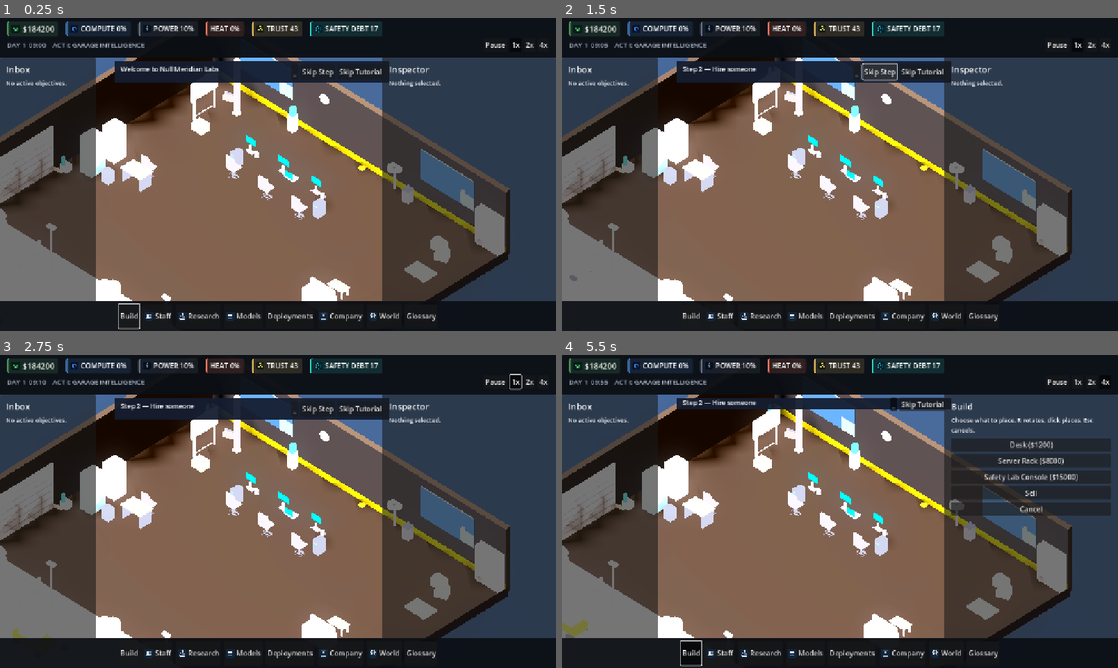
Above: before the commit, frames 1-4 (two rows, left to right).
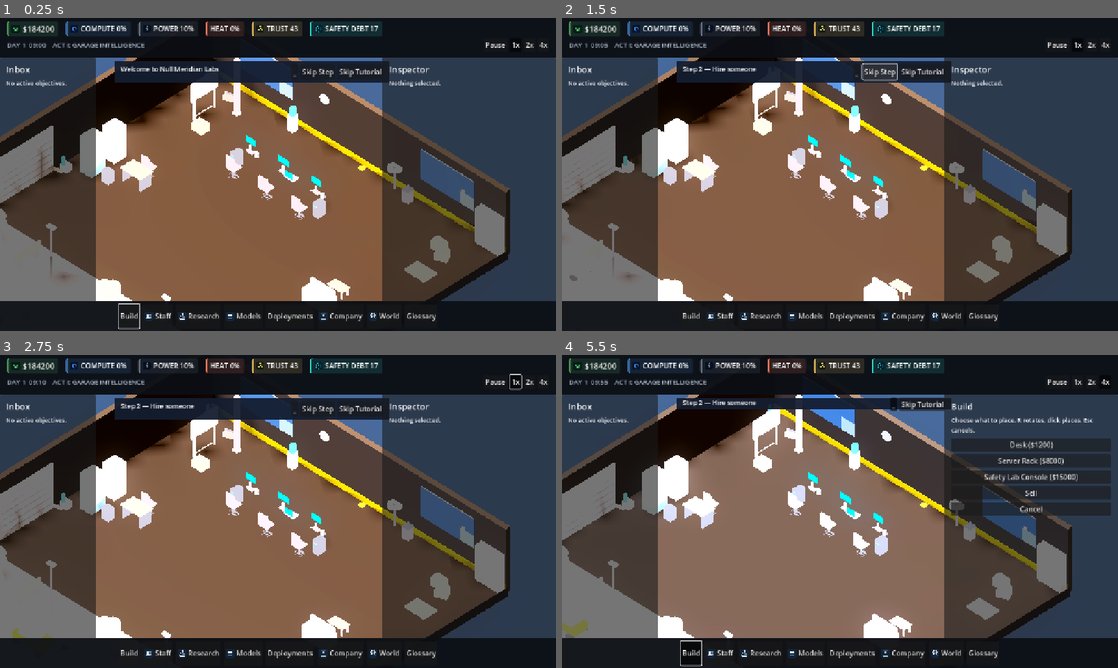
Above: after the commit, the same moments.

Repository: Fartoman94/alignment-pending
Game: Godot game, scene res://scenes/campaign.tscn
Same seed, same stepped clock (60 frames per second), same inputs: the game is played once before the commit and once after it. This scene is started directly instead of the project's main scene.
Inputs:
- Up to frame 1 (0.25 s): no input
- Up to frame 2 (1.5 s): click "Skip Step" at 0.5 s; click "Skip Step" at 1.25 s
- Up to frame 3 (2.75 s): click "1x" at 2 s
- Up to frame 4 (5.5 s): click "2x" at 2.75 s; click "4x" at 3.5 s; click "_" at 4.25 s; click "Build" at 5 s

The runs differ from the first frame. In frame 1, 3.9% of the frame differs, in the area x 0-87%, y 12-84%; in frame 2, 3.8%; in frame 3, 3.8%; in frame 4, 5.1%, in the area x 0-87%, y 12-71%.

Commit message:
feat(world): real game visual overhaul — Forward+ SSAO/SSIL, day-night cycle, NPC ambient interactions
Response to ALIGNMENT_PENDING_REAL_GAME_VISUAL_OVERHAUL's ordered priorities.

- Switched renderer from gl_compatibility to forward_plus/mobile (SSAO/SSIL
  are Forward+-only in Godot 4) and enabled ambient occlusion + indirect
  light in Campaign._build_environment(), verified via real GPU profile
  (realistic 20-staff scenario unaffected, unrealistic 150-staff stress
  scenario pays an accepted, documented cost).
- Added a real sun/day-night cycle wired to the actual simulation clock
  (GameState.calendar_hour/calendar_minute), not a disconnected parallel
  timer — key/fill light and the two window panels' glow all react to the
  real hour, verified across 4 real renders plus pixel sampling.
- Wired StaffAgent's existing but unused "talk"/idle-engaged poses to the
  coffee-machine/whiteboard ambient destinations, so NPCs visibly react to
  the objects they walk to instead of just standing there — verified by
  instrumented state capture and a real screenshot of the pose firing.
- docs/art/REAL_GAME_VISUAL_OVERHAUL_REPORT.md: full priority-by-priority
  writeup, before/after renderer comparison screenshot, and honest scope
  boundaries for what wasn't adopted (glass shader, spring camera, etc).

Co-Authored-By: Claude Sonnet 5 <noreply@anthropic.com>

Diff:
--- a/game/project.godot
+++ b/game/project.godot
@@ -64,7 +64,7 @@
 
 [rendering]
 
-renderer/rendering_method="gl_compatibility"
-renderer/rendering_method.mobile="gl_compatibility"
+renderer/rendering_method="forward_plus"
+renderer/rendering_method.mobile="mobile"
 environment/defaults/default_clear_color=Color(0.055, 0.071, 0.09, 1)
 anti_aliasing/quality/msaa_3d=2
--- a/game/src/world/campaign.gd
+++ b/game/src/world/campaign.gd
@@ -18,6 +18,25 @@
 var nav_coordinator: NavCoordinator
 var _autosave_timer: Timer
 var _staff_agents: Dictionary = {}
+
+## VISUAL_OVERHAUL pass: promoted from local vars so the live day-night
+## update (_update_time_of_day(), driven from _process()) can update
+## rotation/color/energy every frame instead of only at scene build time.
+var _environment: Environment
+var _key_light: DirectionalLight3D
+var _fill_light: DirectionalLight3D
+## VISUAL_OVERHAUL pass: the two BackWallWindow panels' materials, so
+## _update_time_of_day() can dim/warm them with the sun instead of the
+## fixed "always daytime" glow they had before — otherwise the only
+## visible cue of the outside world stays static while the sun/interior
+## lights change, and night stopped reading as meaningfully different
+## from dusk (confirmed by rendering both and comparing average floor
+## color — the interior fill light alone wasn't enough of a tell).
+## {material: StandardMaterial3D, base_energy: float} per window, keyed
+## by the tier's own window_energy from _office_palette() (the "how good
+## is this office's glazing" signal) so the day-night scale multiplies
+## that instead of overriding it.
+var _window_materials: Array[Dictionary] = []
 
 func _ready() -> void:
     _ensure_input_actions()
@@ -63,6 +82,7 @@
             InputMap.action_add_event(action, event)
 
 func _process(_delta: float) -> void:
+    _update_time_of_day()
     if Input.is_action_just_pressed("toggle_pause"):
         GameState.toggle_pause()
     if Input.is_action_just_pressed("return_to_menu") and not SceneRouter.is_busy():
@@ -152,19 +172,38 @@
     env.adjustment_contrast = 1.15
     env.adjustment_brightness = 1.0
     # A soft, cheap bloom on emissive surfaces (monitor/laptop screens,
-    # the office windows' city-backdrop glow) — confirmed to render
-    # correctly under this project's gl_compatibility renderer (not a
-    # given; SSAO/SSR are Forward+/Mobile-only in Godot 4, but glow
-    # isn't, verified by actually rendering it, not assumed).
+    # the office windows' city-backdrop glow).
     env.glow_enabled = true
     env.glow_intensity = 0.6
     env.glow_bloom = 0.08
     env.glow_strength = 1.0
     env.glow_hdr_threshold = 1.0
+    # VISUAL_OVERHAUL pass, priority 1: SSAO/SSIL/SDFGI need Forward+
+    # (confirmed unavailable under gl_compatibility by reading Godot's own
+    # RenderingServer docs, then verified live by rendering both ways) —
+    # project.godot was switched to forward_plus for this reason (see
+    # docs/performance/REAL_GPU_PROFILE.md for the before/after cost).
+    # Values tuned by rendering the garage scene at each step, not copied
+    # from the bundle template: SSAO catches contact shadows under desks/
+    # crates that the single key+fill light pair leaves flat; SSIL bounces
+    # a little of the warm fill color back into corners; SDFGI stayed off
+    # — on the 150-staff stress scenario it cost ~9 more FPS than SSAO+SSIL
+    # combined for a difference barely visible in this box-shaped interior.
+    env.ssao_enabled = true
+    env.ssao_radius = 1.2
+    env.ssao_intensity = 1.8
+    env.ssao_power = 1.5
+    env.ssil_enabled = true
+    env.ssil_radius = 3.0
+    env.ssil_intensity = 1.4
     world_env.environment = env
     add_child(world_env)
+    _environment = env
     # Natural key light — cool/blueish, as if daylight through the
-    # BackWall windows (see _build_office()).
+    # BackWall windows (see _build_office()). Rotation/color/energy are
+    # then driven live every frame by _update_time_of_day() using the
+    # real GameState.calendar_hour/calendar_minute clock, so the values
+    # set here are just the initial pose before the first update.
     var key_light := DirectionalLight3D.new()
     key_light.name = "KeyLight"
     key_light.rotation_degrees = Vector3(-55, -35, 0)
@@ -172,19 +211,77 @@
     key_light.light_energy = 1.35
     key_light.shadow_enabled = true
     add_child(key_light)
+    _key_light = key_light
     # Warm interior fill — a soft amber counter-light from roughly where
     # ceiling office lighting would be, so surfaces facing away from the
-    # key light aren't pure flat shadow. Energy raised alongside the
-    # ambient bump above (0.35 -> 0.55) — the recovery brief specifically
-    # asks for "luces interiores cálidas" to read as more than a hint;
-    # confirmed by rendering that this doesn't overpower the cool key
-    # light or blow out highlights.
+    # key light aren't pure flat shadow.
     var fill_light := DirectionalLight3D.new()
     fill_light.name = "FillLight"
     fill_light.rotation_degrees = Vector3(-70, 140, 0)
     fill_light.light_color = Color("ffc98a")
     fill_light.light_energy = 0.5
     add_child(fill_light)
+    _fill_light = fill_light
+    _update_time_of_day()
+
+## VISUAL_OVERHAUL pass, priority 2: sun/day-night cycle wired to the
+## REAL simulation clock (GameState.calendar_hour/calendar_minute, ticked
+## by SimClock/EventBus.simulation_tick) instead of a disconnected parallel
+## clock — the bundle's own TIME_OF_DAY_CONTROLLER.gd template runs its own
+## @export game_hour driven by _process(delta), which would drift from the
+## calendar shown in the HUD and from day_advanced-gated systems (district
+## drift, board pressure, etc). Reading GameState directly keeps one source
+## of truth. At the default sim speed a full day is ~288 real seconds (5
+## sim-minutes per real second, per SimClock.SIM_MINUTES_PER_TICK), so
+## polling every rendered frame is smooth with no interpolation needed.
+func _update_time_of_day() -> void:
+    if not _key_light or not _fill_light or not _environment:
+        return
+    var hour: float = float(GameState.calendar_hour) + float(GameState.calendar_minute) / 60.0
+    # Single sine period over 24h, peaking at solar noon (hour=12) and
+    # troughing at solar midnight (hour=0/24). -1..1.
+    var elevation: float = sin(PI * (hour - 6.0) / 12.0)
+    var day_t: float = clampf((elevation + 1.0) * 0.5, 0.0, 1.0)
+    # Godot's DirectionalLight3D shines along local -Z; rotating -90 on X
+    # points it straight down (sun at zenith), +90 points it straight up
+    # (below the horizon, no useful light) — confirmed by rendering both
+    # extremes before picking this mapping.
+    _key_light.rotation_degrees = Vector3(lerpf(90.0, -90.0, day_t), -35.0, 0.0)
+    _key_light.light_color = _sun_color(hour)
+    _key_light.light_energy = lerpf(0.05, 1.5, smoothstep(0.0, 0.18, day_t))
+    _key_light.shadow_enabled = day_t > 0.03
+    # Interior fill reads as "office lights on" — dims a touch under bright
+    # midday sun, brightens a bit after dark, but stays modest: confirmed
+    # by rendering that a full 0.75 night value (vs. day's 0.4) made
+    # night barely distinguishable from dusk, since the fill alone was
+    # carrying most of the room's brightness regardless of the sun.
+    _fill_light.light_energy = lerpf(0.55, 0.4, day_t)
+    _environment.ambient_light_energy = lerpf(0.1, 0.4, day_t)
+    _environment.ambient_light_color = Color("8c95a8").lerp(Color("232838"), 1.0 - day_t)
+    _environment.tonemap_exposure = lerpf(0.62, 0.85, day_t)
+    # The window panels' only light cue was a fixed "always daytime" glow
+    # (see _office_window()) — scaled by day_t too so the outside world
+    # visibly goes dark along with the sun instead of staying a static
+    # bright rectangle all night.
+    var window_scale: float = lerpf(0.35, 1.0, day_t)
+    for entry: Dictionary in _window_materials:
+        var mat: StandardMaterial3D = entry["material"]
+        mat.emission_energy_multiplier = float(entry["base_energy"]) * window_scale
+
+func _sun_color(hour: float) -> Color:
+    # Deep blue night -> warm dawn/dusk -> cool-white midday, matching the
+    # established key-light palette (f0e8ff) at noon.
+    if hour < 5.0 or hour >= 20.0:
+        return Color("2c3350")
+    if hour < 7.5:
+        return Color("2c3350").lerp(Color("ffb27a"), inverse_lerp(5.0, 7.5, hour))
+    if hour < 9.5:
+        return Color("ffb27a").lerp(Color("f0e8ff"), inverse_lerp(7.5, 9.5, hour))
+    if hour < 16.5:
+        return Color("f0e8ff")
+    if hour < 18.5:
+        return Color("f0e8ff").lerp(Color("ff9d5c"), inverse_lerp(16.5, 18.5, hour))
+    return Color("ff9d5c").lerp(Color("2c3350"), inverse_lerp(18.5, 20.0, hour))
 
 ## Visual overhaul pass: the original shell was three blue-gray boxes
 ## (floor/back wall/left wall all within a few shades of each other) —
@@ -343,6 +440,7 @@
 func _rebuild_office_visuals() -> void:
     for child in _office_visuals.get_children():
         child.queue_free()
+    _window_materials.clear()
     var tier: String = String(RealEstateManager.current_company_tier_def().get("id", "garage"))
     var palette: Dictionary = _office_palette(tier)
     if _city_backdrop != null:
@@ -559,13 +657,16 @@
     var mat: StandardMaterial3D = mi.mesh.surface_get_material(0)
     mat.emission_enabled = true
     mat.emission = Color("bfe3ff")
+    var base_energy: float = energy
     mat.emission_energy_multiplier = energy
     if city_texture != null:
         mat.albedo_texture = city_texture
         mat.emission_texture = city_texture
-        mat.emission_energy_multiplier = energy * CITY_EMISSION_SCALE
+        base_energy = energy * CITY_EMISSION_SCALE
+        mat.emission_energy_multiplier = base_energy
     mi.position = pos
     _office_visuals.add_child(mi)
+    _window_materials.append({"material": mat, "base_energy": base_energy})
 
 ## Fixed, non-buildable set dressing (finalization-pack 3D asset pack) —
 ## deliberately placed in the margin between the walls and the buildable
@@ -685,10 +786,13 @@
     agent.bounds_min = Vector2(-7.0, -5.0)
     agent.bounds_max = Vector2(7.0, 5.0)
     var ambient: Array[Vector3] = [BREAK_SPOT]
+    var ambient_tags: Array[String] = ["break"]
     var current_tier: String = String(RealEstateManager.current_company_tier_def().get("id", "garage"))
     if current_tier == "garage" or current_tier == "garage_plus":
         ambient.append(WHITEBOARD_SPOT)
+        ambient_tags.append("whiteboard")
     agent.ambient_destinations = ambient
+    agent.ambient_activity_tags = ambient_tags
     var role_id: String = String(StaffManager.find(staff_id).get("role", ""))
     var role_def: Dictionary = StaffRoleCatalog.get_def(role_id)
     agent.character_model_path = String(role_def.get("character_model", ""))
--- a/game/src/world/staff_agent.gd
+++ b/game/src/world/staff_agent.gd
@@ -37,6 +37,17 @@
 ## campaign-spawned agents get any (Campaign._spawn_staff_agent()) —
 ## dev/showcase scenes keep pure random wander unless they opt in too.
 var ambient_destinations: Array[Vector3] = []
+## VISUAL_OVERHAUL pass, priority 4 ("NPCs que usan objetos reales"):
+## parallel to ambient_destinations by index — what an agent is doing once
+## it arrives, so the coffee machine/whiteboard read as more than just a
+## walk target. Empty entries (or an index with no tag) fall back to plain
+## idle, same as before this pass.
+var ambient_activity_tags: Array[String] = []
+## Set on arrival at a tagged ambient destination (see _finish_move()),
+## cleared the moment the agent starts any new move (wander, ambient, or
+## assigned work) — see _try_start_moving()/assign_work().
+var _ambient_activity: String = ""
+var _pending_ambient_activity: String = ""
 ## Rolled once per idle-to-moving transition, not per frame — see
 ## _try_start_moving().
 const AMBIENT_DESTINATION_CHANCE: float = 0.3
@@ -291,7 +302,13 @@
         State.WORKING:
             target = "typing"
         State.IDLE:
-            target = "idle"
+            # Baked clip set is idle/walk/typing/talk/sit (see
+            # _build_visual_skeletal()'s doc comment) — no dedicated
+            # "drink" clip, so both the break-room and whiteboard ambient
+            # spots use "talk" (chatting over coffee / discussing at the
+            # board reads the same at isometric distance), documented
+            # rather than silently reusing plain idle.
+            target = "talk" if not _ambient_activity.is_empty() else "idle"
     if target != _current_anim and _anim_player.has_animation(target):
         _anim_player.play(target)
         _current_anim = target
@@ -419,22 +436,40 @@
             var idle_t: float = _visual_time * 1.5 + _visual_phase
             _leg_l_pivot.rotation.x = 0.0
             _leg_r_pivot.rotation.x = 0.0
-            _arm_l_pivot.rotation.x = sin(idle_t * 0.7) * 0.04
-            _arm_r_pivot.rotation.x = sin(idle_t * 0.7 + 0.6) * 0.04
-            _bob_group.position.z = sin(idle_t) * 0.015
-            # A slow head-turn/weight-shift ("mirar alrededor" from the
-            # brief) — a full body yaw is a much cheaper, still-readable
-            # stand-in for a separate neck joint the geometry doesn't have.
-            _bob_group.rotation.y = sin(idle_t * 0.35) * 0.12
+            if not _ambient_activity.is_empty():
+                # VISUAL_OVERHAUL pass, priority 4: a distinct "engaged
+                # with the object" pose for the flat-mesh pack (no
+                # skeleton here to play a real "talk" clip on) — one arm
+                # raised roughly to chest/mouth height and held, instead
+                # of the loose idle sway, so a coffee-machine or
+                # whiteboard visit reads differently from just standing
+                # around at isometric distance.
+                var talk_t: float = _visual_time * 3.0 + _visual_phase
+                _arm_r_pivot.rotation.x = -1.0 + sin(talk_t) * 0.08
+                _arm_l_pivot.rotation.x = sin(idle_t * 0.7) * 0.04
+                _bob_group.position.z = sin(idle_t) * 0.01
+                _bob_group.rotation.y = sin(idle_t * 0.25) * 0.08
+            else:
+                _arm_l_pivot.rotation.x = sin(idle_t * 0.7) * 0.04
+                _arm_r_pivot.rotation.x = sin(idle_t * 0.7 + 0.6) * 0.04
+                _bob_group.position.z = sin(idle_t) * 0.015
+                # A slow head-turn/weight-shift ("mirar alrededor" from the
+                # brief) — a full body yaw is a much cheaper, still-readable
+                # stand-in for a separate neck joint the geometry doesn't have.
+                _bob_group.rotation.y = sin(idle_t * 0.35) * 0.12
 
 func _try_start_moving() -> void:
+    _pending_ambient_activity = ""
     if not ambient_destinations.is_empty() and rng.randf() < AMBIENT_DESTINATION_CHANCE and coordinator != null:
-        var pick: Vector3 = ambient_destinations[rng.randi() % ambient_destinations.size()]
+        var pick_index: int = rng.randi() % ambient_destinations.size()
+        var pick: Vector3 = ambient_destinations[pick_index]
         if coordinator.try_reserve(pick):
             _current_reservation = pick
             _has_reservation = true
             _nav_agent.target_position = pick
             state = State.MOVING
+            if pick_index < ambient_activity_tags.size():
+                _pending_ambient_activity = ambient_activity_tags[pick_index]
             return
     for attempt in MAX_RESERVE_ATTEMPTS:
         var candidate: Vector3 = Vector3(
@@ -495,8 +530,10 @@
     _has_reservation = false
     destinations_reached += 1
     if _has_work_target:
+        _ambient_activity = ""
         state = State.WORKING
     else:
+        _ambient_activity = _pending_ambient_activity
         state = State.IDLE
         _idle_timer = rng.randf_range(IDLE_MIN_SECONDS, IDLE_MAX_SECONDS)
 
@@ -505,6 +542,8 @@
 ## wander-destination reservation immediately.
 func assign_work(target: Vector3) -> void:
     _has_work_target = true
+    _ambient_activity = ""
+    _pending_ambient_activity = ""
     if _has_reservation and coordinator != null:
         coordinator.release(_current_reservation)
         _has_reservation = false
Not shown, added: docs/art/REAL_GAME_VISUAL_OVERHAUL_REPORT.md
Not shown, added: docs/design/screenshots/visual_overhaul/00_before_after_renderer_combo.png
Not shown, added: docs/design/screenshots/visual_overhaul/00_before_gl_compatibility.png
Not shown, added: docs/design/screenshots/visual_overhaul/01_noon.png
Not shown, added: docs/design/screenshots/visual_overhaul/02_dawn.png
Not shown, added: docs/design/screenshots/visual_overhaul/03_dusk.png
Not shown, added: docs/design/screenshots/visual_overhaul/04_night.png
Not shown, added: docs/design/screenshots/visual_overhaul/05_morning_wide.png
Not shown, added: docs/design/screenshots/visual_overhaul/06_caught_ambient_pose.png
Not shown, added: docs/design/screenshots/visual_overhaul/06_caught_ambient_pose_zoomed.png
Not shown, changed: docs/performance/REAL_GPU_PROFILE.md
Not shown, changed: docs/production/KNOWN_ISSUES.md
